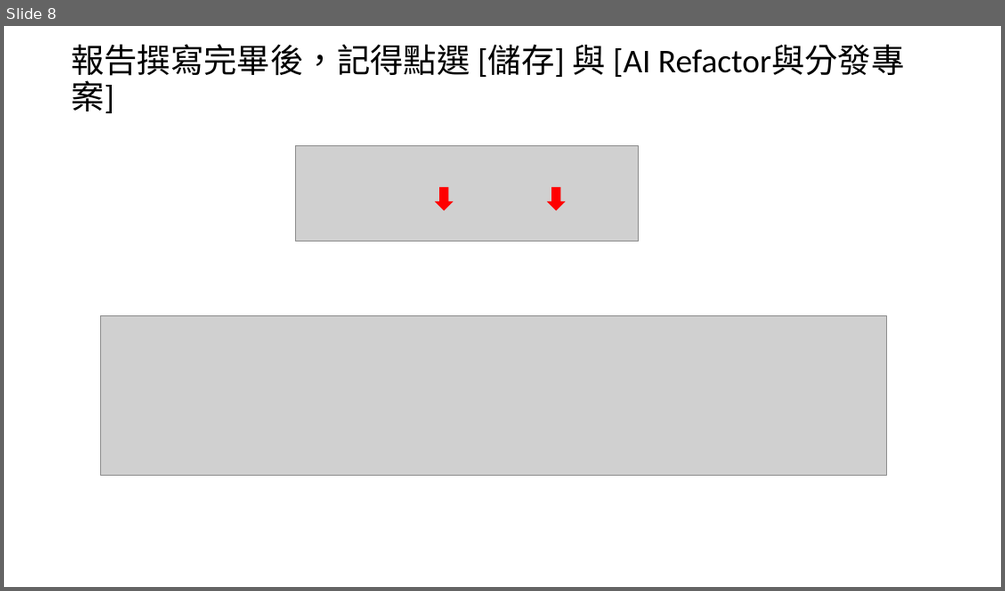
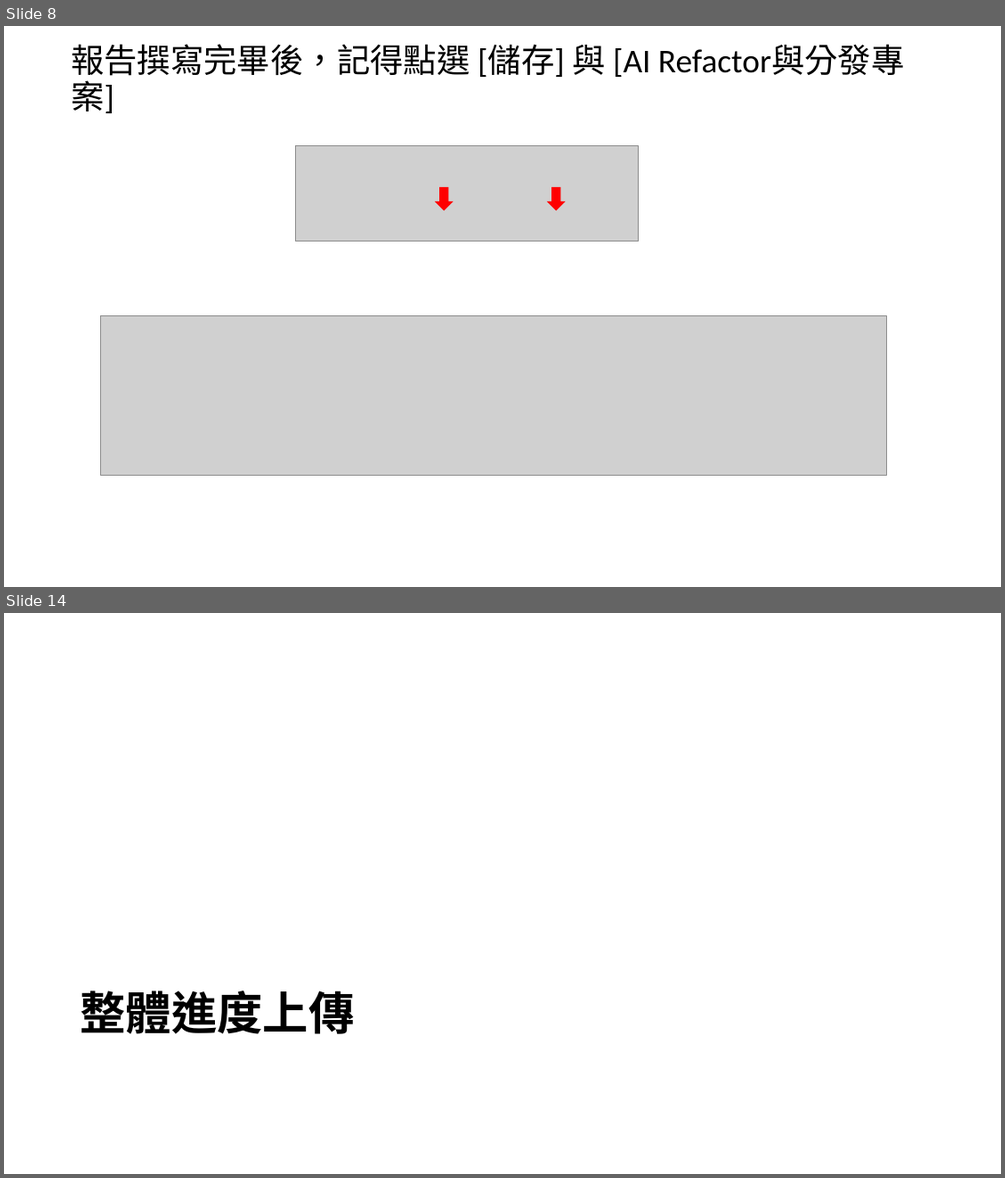
Before and after one commit to fabian415/syncboard, a slide deck: SyncBoard 使用說明文件.pptx. Shown one above the other, each under a label of ours: slide 8 before the commit, slides 8 and 14 after it; the slides between them are not shown. The pictures are 1005x591 and 1005x1178 pixels, drawn with LibreOffice and Linux fonts; fonts in the diff are those of the drawing; grey boxes stand for pictures. Boxes give left, top, right and bottom in pixels: in the first picture for what was removed or moved away, otherwise in the second. Text is boxed around its words. In the diff, an @@ line names an element or a change of style, - is before the commit and + after.

```diff
--- a/SyncBoard 使用說明文件.pptx
+++ b/SyncBoard 使用說明文件.pptx
@@ slide 14 added at (4, 613, 1001, 1174), background #FFFFFF @@
@@ title added at (80, 990, 354, 1034), 44 pt, text #000000, bold @@
+整體進度上傳
```
Also in this commit, not shown: 6 slides changed, 15 other slides added, 1 slide removed, 2 other files.
